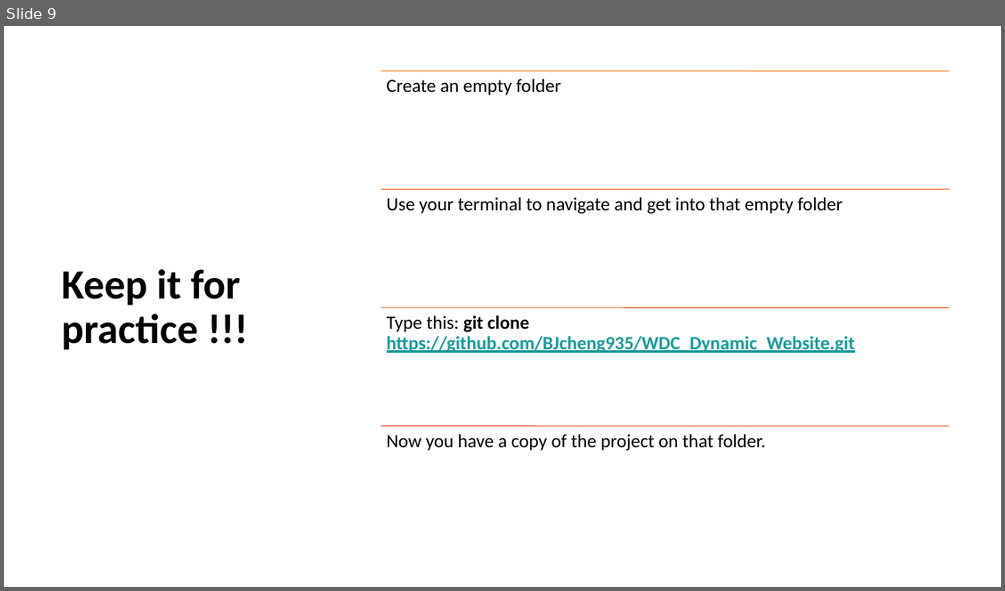
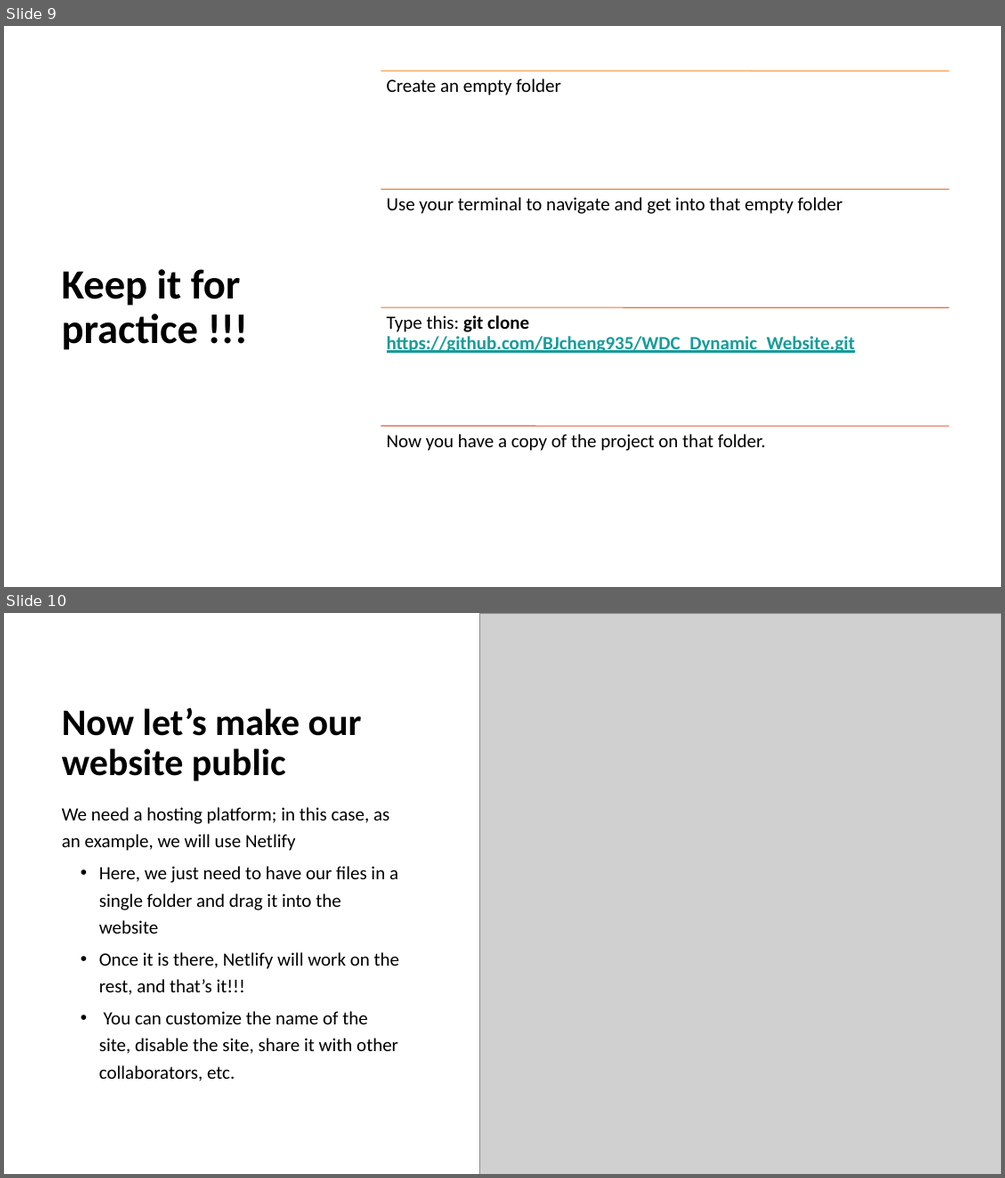
Before and after one commit to BJcheng935/WDC_Dynamic_Website, a slide deck: Dynamic Webpages.pptx. Shown one above the other, each under a label of ours: slide 9 before the commit, slides 9 and 10 after it. The pictures are 1005x591 and 1005x1178 pixels, drawn with LibreOffice and Linux fonts; fonts in the diff are those of the drawing; grey boxes stand for pictures. Boxes give left, top, right and bottom in pixels: in the first picture for what was removed or moved away, otherwise in the second. Text is boxed around its words. In the diff, an @@ line names an element or a change of style, - is before the commit and + after.

```diff
--- a/Dynamic Webpages.pptx
+++ b/Dynamic Webpages.pptx
@@ slide 10 added at [4, 613, 1001, 1174], background #FFFFFF @@
@@ picture added at [479, 613, 1001, 1174] @@
@@ title added at [62, 707, 362, 781], 36 pt, text #000000, bold @@
+Now let’s make our website public
@@ text added at [62, 807, 399, 1081], 18 pt, text #000000 @@
+We need a hosting platform; in this case, as an example, we will use Netlify
+  • Here, we just need to have our files in a single folder and drag it into the website
+  • Once it is there, Netlify will work on the rest, and that’s it!!!
+  • You can customize the name of the site, disable the site, share it with other collaborators, etc.
```
Also in this commit, not shown: 2 other slides added, 1 other file.
